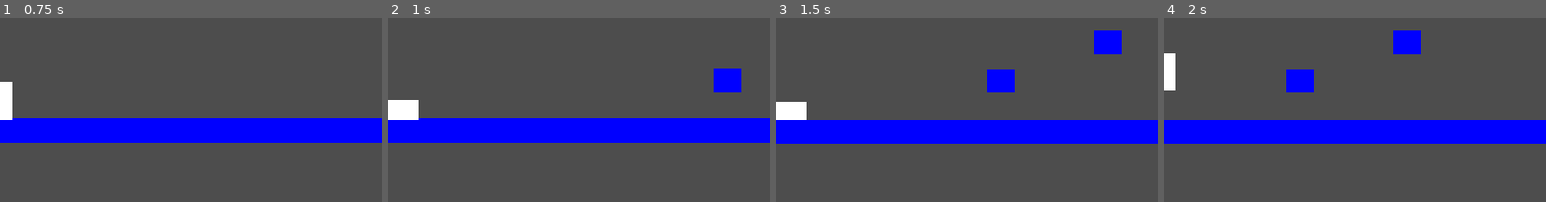
Above: before the commit, frames 1-4 (left to right).
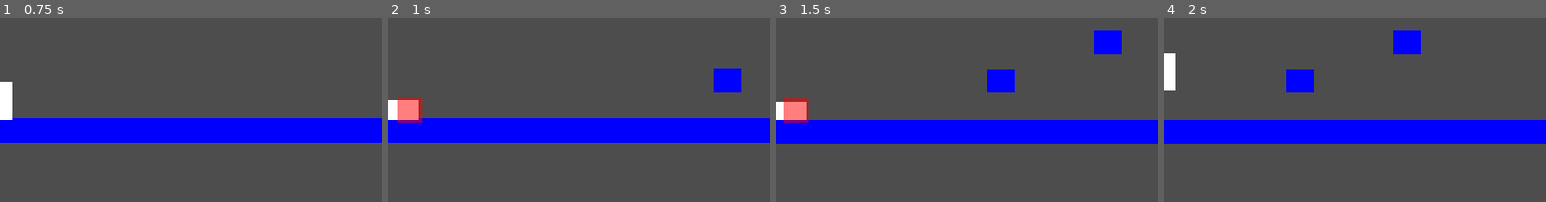
Above: after the commit, the same moments.

Repository: autonomouscrow/color-game
Game: Godot game, scene res://Scenes/Main.tscn
Two runs of this game, one before a commit and one after it. Both use one fixed random seed, a clock stepped at 60 frames per second and the inputs below.
Inputs:
- Up to frame 1 (0.75 s): hold Right (move_right) from 0.53 s (still down); hold D (dash) from 0.53 s (still down)
- Up to frame 2 (1 s): keep holding Right (move_right); keep holding D (dash); tap A (jump) at 0.77 s; tap C (slide) at 0.8 s
- Up to frame 3 (1.5 s): keep holding Right (move_right); tap A (jump) at 1.07 s; release D (dash) at 1.28 s; tap C (slide) at 1.35 s
- Up to frame 4 (2 s): keep holding Right (move_right); tap A (jump) at 1.52, 1.82 s; tap S (punch, bound only after the commit) at 1.55 s
The pictures show only the part of the screen within x 50-100%, y 49-98%; the shares and areas given below are measured in that part.

Frame 1 is identical in both runs. In frame 2, 0.9% of the frame differs, in the area x 2-9%, y 43-57%; in frame 3, 0.9%; in frame 4, nothing differs.

Commit message:
added standard attacks

Diff:
--- /dev/null
+++ b/Scenes/Prefabs/DiveAttack.tscn
@@ -0,0 +1,22 @@
+[gd_scene load_steps=3 format=3]
+
+[ext_resource type="Script" path="res://Scripts/SlideHitbox.gd" id="1_slide"]
+
+[sub_resource type="RectangleShape2D" id="RectangleShape2D_dive"]
+size = Vector2(32, 32)
+
+[node name="DiveAttack" type="Area2D"]
+script = ExtResource("1_slide")
+rotation = 0.7853982
+
+[node name="Hitbox" type="CollisionShape2D" parent="."]
+shape = SubResource("RectangleShape2D_dive")
+debug_color = Color(1, 0, 0, 0.4)
+
+[node name="Color" type="ColorRect" parent="."]
+offset_left = -16.0
+offset_top = -16.0
+offset_right = 16.0
+offset_bottom = 16.0
+mouse_filter = 2
+color = Color(1, 0, 0, 0.5)
--- /dev/null
+++ b/Scenes/Prefabs/PunchAttack.tscn
@@ -0,0 +1,20 @@
+[gd_scene load_steps=3 format=3]
+
+[ext_resource type="Script" path="res://Scripts/Punch.gd" id="1_punch"]
+
+[sub_resource type="RectangleShape2D" id="RectangleShape2D_punch"]
+size = Vector2(53, 48)
+
+[node name="PunchAttack" type="Area2D"]
+script = ExtResource("1_punch")
+
+[node name="Hitbox" type="CollisionShape2D" parent="."]
+shape = SubResource("RectangleShape2D_punch")
+debug_color = Color(1, 0, 0, 0.4)
+
+[node name="Color" type="ColorRect" parent="."]
+offset_right = 53.0
+offset_top = -24.0
+offset_bottom = 24.0
+mouse_filter = 2
+color = Color(1, 0, 0, 0.5)
--- /dev/null
+++ b/Scenes/Prefabs/SlamAttack.tscn
@@ -0,0 +1,21 @@
+[gd_scene load_steps=3 format=3]
+
+[ext_resource type="Script" path="res://Scripts/SlideHitbox.gd" id="1_slide"]
+
+[sub_resource type="RectangleShape2D" id="RectangleShape2D_slam"]
+size = Vector2(42, 42)
+
+[node name="SlamAttack" type="Area2D"]
+script = ExtResource("1_slide")
+
+[node name="Hitbox" type="CollisionShape2D" parent="."]
+shape = SubResource("RectangleShape2D_slam")
+debug_color = Color(1, 0, 0, 0.4)
+
+[node name="Color" type="ColorRect" parent="."]
+offset_left = -21.0
+offset_top = -21.0
+offset_right = 21.0
+offset_bottom = 21.0
+mouse_filter = 2
+color = Color(1, 0, 0, 0.5)
--- /dev/null
+++ b/Scenes/Prefabs/SlideAttack.tscn
@@ -0,0 +1,21 @@
+[gd_scene load_steps=3 format=3]
+
+[ext_resource type="Script" path="res://Scripts/SlideHitbox.gd" id="1_slide"]
+
+[sub_resource type="RectangleShape2D" id="RectangleShape2D_slide"]
+size = Vector2(42, 42)
+
+[node name="SlideAttack" type="Area2D"]
+script = ExtResource("1_slide")
+
+[node name="Hitbox" type="CollisionShape2D" parent="."]
+shape = SubResource("RectangleShape2D_slide")
+debug_color = Color(1, 0, 0, 0.4)
+
+[node name="Color" type="ColorRect" parent="."]
+offset_left = -21.0
+offset_top = -21.0
+offset_right = 21.0
+offset_bottom = 21.0
+mouse_filter = 2
+color = Color(1, 0, 0, 0.5)
--- /dev/null
+++ b/Scenes/Prefabs/UppercutAttack.tscn
@@ -0,0 +1,22 @@
+[gd_scene load_steps=3 format=3]
+
+[ext_resource type="Script" path="res://Scripts/Punch.gd" id="1_punch"]
+
+[sub_resource type="RectangleShape2D" id="RectangleShape2D_uppercut"]
+size = Vector2(53, 48)
+
+[node name="UppercutAttack" type="Area2D"]
+script = ExtResource("1_punch")
+direction = Vector2(0, -1)
+
+[node name="Hitbox" type="CollisionShape2D" parent="."]
+position = Vector2(0, -24)
+shape = SubResource("RectangleShape2D_uppercut")
+debug_color = Color(1, 0, 0, 0.4)
+
+[node name="Color" type="ColorRect" parent="."]
+offset_left = -26.5
+offset_top = -48.0
+offset_right = 26.5
+mouse_filter = 2
+color = Color(1, 0, 0, 0.5)
--- a/Scenes/Prefabs/temp.gd
+++ /dev/null
@@ -1 +0,0 @@
-extends Node
--- a/Scripts/Hue.gd
+++ b/Scripts/Hue.gd
@@ -63,6 +63,45 @@
 ## How far the color rectangle can jump from the hitbox by the explosion, in multiples of Hue's size
 @export var crisis_shake_max_distance := 1.5
 
+@export_group("Punch Attack")
+@export var punch_scene: PackedScene = preload("res://Scenes/Prefabs/PunchAttack.tscn")
+## Full size of the punch hitbox
+@export var punch_size := Vector2(53, 48)
+## Where the punch starts when facing right: x is the edge nearest Hue, y is the punch's vertical center (mirrored when facing left)
+@export var punch_offset := Vector2(12, -3)
+## Seconds for the punch to extend out to full size
+@export var punch_extend_time := 0.05
+## Seconds the punch stays at full size before disappearing
+@export var punch_hold_time := 0.05
+## Seconds after punching or uppercutting before S can attack again
+@export var punch_cooldown := 0.1
+
+@export_group("Uppercut Attack")
+@export var uppercut_scene: PackedScene = preload("res://Scenes/Prefabs/UppercutAttack.tscn")
+## Full size of the uppercut hitbox; it sits centered on top of Hue and extends upward
+@export var uppercut_size := Vector2(53, 48)
+## Seconds for the uppercut to extend up to full size
+@export var uppercut_extend_time := 0.05
+## Seconds the uppercut stays at full size before disappearing
+@export var uppercut_hold_time := 0.05
+
+@export_group("Slide Attack")
+@export var slide_hitbox_scene: PackedScene = preload("res://Scenes/Prefabs/SlideAttack.tscn")
+## Pixels the slide hitbox reaches past the front half of Hue on every side
+@export var slide_hitbox_margin := 5.0
+
+@export_group("Slam Attack")
+@export var slam_hitbox_scene: PackedScene = preload("res://Scenes/Prefabs/SlamAttack.tscn")
+## Fraction of Hue's height, from the bottom, that a straight-down slam's hitbox covers
+@export var slam_hitbox_fraction := 0.25
+## Pixels the slam hitbox reaches past that part of Hue on every side
+@export var slam_hitbox_margin := 5.0
+
+@export_group("Dive Attack")
+@export var dive_hitbox_scene: PackedScene = preload("res://Scenes/Prefabs/DiveAttack.tscn")
+## Side length of the square dive hitbox, which is turned 45 degrees and centered on Hue's lower front corner
+@export var dive_hitbox_size := 32.0
+
 @export_group("Display")
 ## Color the true hitbox is drawn in, underneath the white color rectangle
 @export var hitbox_color := Color(0.6, 0.2, 1.0, 0.4)
@@ -98,7 +137,14 @@
 var dashing := false
 var dash_locked := false
 var dash_direction := 1.0
-var sliding := false
+var sliding := false:
+	set(value):
+		sliding = value
+		# The slide hitbox goes away the moment the slide ends, however it ends
+		if not sliding:
+			_remove_hitbox(slide_hitbox)
+			_remove_hitbox(slam_hitbox)
+			_remove_hitbox(dive_hitbox)
 var slide_direction := 1.0
 var slide_stopping := false
 var slide_stop_rate := 0.0
@@ -128,6 +174,15 @@
 ## 0 is normal size, 1 is fully shrunk into crisis_shrink_scale
 var crisis_shrink := 0.0
 var exploded := false
+## 1 when facing right, -1 when facing left; punches go this way
+var facing := 1.0
+var punch_cooldown_timer := 0.0
+var current_punch: Node2D
+var slide_hitbox: Node2D
+var slam_hitbox: Node2D
+var dive_hitbox: Node2D
+## Which way the dive hitbox's corner faces: the direction of horizontal movement when the dive started
+var dive_direction := 1.0
 
 func _ready() -> void:
 	# Own copy of the shape so resizing it doesn't affect other Hue instances
@@ -147,6 +202,14 @@
 			crisis_locked = Input.is_action_pressed("crisis")
 		return
 	var direction := signf(Input.get_axis("move_left", "move_right"))
+	if direction != 0:
+		facing = direction
+	punch_cooldown_timer -= delta
+	if Input.is_action_just_pressed("punch") and punch_cooldown_timer <= 0:
+		if Input.is_action_pressed("move_up"):
+			_uppercut()
+		else:
+			_punch()
 	var dash_held := Input.is_action_pressed("dash")
 	if not dash_held:
 		dash_locked = false
@@ -154,7 +217,7 @@
 	var crisis_held := Input.is_action_pressed("crisis")
 	if not crisis_held:
 		crisis_locked = false
-	var other_input := direction != 0 or dash_held or Input.is_action_pressed("jump") or Input.is_action_pressed("slide")
+	var other_input := direction != 0 or dash_held or Input.is_action_pressed("jump") or Input.is_action_pressed("slide") or Input.is_action_pressed("punch")
 	if in_crisis and (not crisis_held or other_input or not is_on_floor()):
 		# Any other input breaks out of the crisis and then does its normal thing below
 		_end_crisis()
@@ -186,6 +249,9 @@
 			_start_slide(slam_squish_time)
 			squatting = velocity.x == 0
 			squat_amount = 1.0 if squatting else 0.0
+			# The dive hitbox ends on landing, unless C is held into the slide: then it lasts until the slide hitbox appears
+			if not Input.is_action_pressed("slide"):
+				_remove_hitbox(dive_hitbox)
 	else:
 		coyote_timer -= delta
 		if slamming:
@@ -219,6 +285,15 @@
 			slamming = true
 			dashing = false
 			velocity.y = slam_speed
+			# Straight down is a slam; with sideways speed it's a dive
+			if velocity.x == 0:
+				slam_hitbox = slam_hitbox_scene.instantiate()
+				add_child(slam_hitbox)
+			else:
+				dive_direction = signf(velocity.x)
+				dive_hitbox = dive_hitbox_scene.instantiate()
+				add_child(dive_hitbox)
+			_update_attack_hitboxes()
 	if slamming:
 		# No steering during a slam; horizontal speed is kept as it was
 		move_and_slide()
@@ -258,6 +333,35 @@
 	else:
 		velocity.x = direction * speed
 	move_and_slide()
+
+func _punch() -> void:
+	punch_cooldown_timer = punch_cooldown
+	# Only one punch at a time: a new punch replaces one that's still out
+	if is_instance_valid(current_punch):
+		current_punch.queue_free()
+	var punch := punch_scene.instantiate()
+	punch.size = punch_size
+	punch.extend_time = punch_extend_time
+	punch.hold_time = punch_hold_time
+	punch.direction = Vector2(facing, 0)
+	punch.position = Vector2(facing * punch_offset.x, punch_offset.y)
+	add_child(punch)
+	current_punch = punch
+
+func _uppercut() -> void:
+	# Shares the punch's cooldown, and replaces a punch or uppercut that's still out
+	punch_cooldown_timer = punch_cooldown
+	if is_instance_valid(current_punch):
+		current_punch.queue_free()
+	var uppercut := uppercut_scene.instantiate()
+	uppercut.size = uppercut_size
+	uppercut.extend_time = uppercut_extend_time
+	uppercut.hold_time = uppercut_hold_time
+	uppercut.direction = Vector2.UP
+	# Starts from Hue's top edge, even when Hue is squished
+	uppercut.position = Vector2(hitbox.position.x, hitbox.position.y - hitbox_shape.size.y / 2)
+	add_child(uppercut)
+	current_punch = uppercut
 
 func _start_slide(squish_time: float) -> void:
 	sliding = true
@@ -329,6 +433,37 @@
 	hitbox.position.x = slide_direction * (squish_size.x - stand_size.x) / 2
 	color_rect.size = size
 	color_rect.position = hitbox.position - size / 2 + shake_offset
+	_update_attack_hitboxes()
+
+func _update_attack_hitboxes() -> void:
+	var size := hitbox_shape.size
+	# Slide hitbox: spawns once Hue is fully squished into a slide (not a squat), then follows its shape until the slide ends
+	if sliding and not is_instance_valid(slide_hitbox) and squish == 1 and not squatting and squat_amount == 0:
+		slide_hitbox = slide_hitbox_scene.instantiate()
+		add_child(slide_hitbox)
+	if is_instance_valid(slide_hitbox):
+		var half := Vector2(size.x / 2, size.y) + Vector2.ONE * slide_hitbox_margin * 2
+		# Front half of Hue's hitbox: from its center to the edge in the slide direction, plus the margin all around
+		var front_center := hitbox.position + Vector2(slide_direction * size.x / 4, 0)
+		slide_hitbox.set_rect(Rect2(front_center - half / 2, half))
+		_remove_hitbox(dive_hitbox)
+	# Slam hitbox: the bottom part of Hue plus the margin, at full size right away, until the squat is fully squished
+	if is_instance_valid(slam_hitbox):
+		if sliding and squish == 1:
+			_remove_hitbox(slam_hitbox)
+		else:
+			var bottom_size := Vector2(size.x, size.y * slam_hitbox_fraction) + Vector2.ONE * slam_hitbox_margin * 2
+			var bottom := hitbox.position.y + size.y / 2 + slam_hitbox_margin
+			slam_hitbox.set_rect(Rect2(hitbox.position.x - bottom_size.x / 2, bottom - bottom_size.y, bottom_size.x, bottom_size.y))
+	# Dive hitbox: a turned square centered on Hue's lower front corner
+	if is_instance_valid(dive_hitbox):
+		dive_hitbox.position = hitbox.position + Vector2(dive_direction * size.x / 2, size.y / 2)
+		dive_hitbox.set_rect(Rect2(-Vector2.ONE * dive_hitbox_size / 2, Vector2.ONE * dive_hitbox_size))
+
+# Untyped so it also takes hitboxes that are already freed, which a Node2D parameter rejects
+func _remove_hitbox(attack_hitbox) -> void:
+	if is_instance_valid(attack_hitbox):
+		attack_hitbox.queue_free()
 
 func _draw() -> void:
 	if not exploded:
--- /dev/null
+++ b/Scripts/Punch.gd
@@ -0,0 +1,43 @@
+extends Area2D
+
+## Full size of the hitbox once it has finished extending
+@export var size := Vector2(53, 48)
+## Seconds to extend from zero length at Hue's side out to full size
+@export var extend_time := 0.1
+## Seconds the hitbox stays at full size before it disappears
+@export var hold_time := 0.1
+## Which way the hitbox extends from its origin: right, left or up; set by Hue before it's added
+@export var direction := Vector2.RIGHT
+
+@onready var hitbox: CollisionShape2D = $Hitbox
+@onready var color_rect: ColorRect = $Color
+
+var hitbox_shape: RectangleShape2D
+var time := 0.0
+
+func _ready() -> void:
+	# Own copy of the shape so growing it doesn't affect other hitboxes
+	hitbox_shape = hitbox.shape.duplicate()
+	hitbox.shape = hitbox_shape
+	_apply_length(0.0)
+
+func _physics_process(delta: float) -> void:
+	time += delta
+	if time >= extend_time + hold_time:
+		queue_free()
+		return
+	var progress := 1.0 if extend_time <= 0 else minf(time / extend_time, 1.0)
+	_apply_length(progress)
+
+func _apply_length(progress: float) -> void:
+	# The origin is the edge nearest Hue; only the side facing direction grows, away from Hue
+	var current_size := size
+	if direction.x != 0:
+		current_size.x *= progress
+	else:
+		current_size.y *= progress
+	var center := direction * current_size / 2
+	hitbox_shape.size = current_size
+	hitbox.position = center
+	color_rect.size = current_size
+	color_rect.position = center - current_size / 2
--- /dev/null
+++ b/Scripts/SlideHitbox.gd
@@ -0,0 +1,18 @@
+extends Area2D
+
+@onready var hitbox: CollisionShape2D = $Hitbox
+@onready var color_rect: ColorRect = $Color
+
+var hitbox_shape: RectangleShape2D
+
+func _ready() -> void:
+	# Own copy of the shape so resizing it doesn't affect other hitboxes
+	hitbox_shape = hitbox.shape.duplicate()
+	hitbox.shape = hitbox_shape
+
+## Hue calls this every frame so the hitbox follows its squished shape (also used by the slam and dive hitboxes)
+func set_rect(rect: Rect2) -> void:
+	hitbox_shape.size = rect.size
+	hitbox.position = rect.get_center()
+	color_rect.size = rect.size
+	color_rect.position = rect.position
--- a/project.godot
+++ b/project.godot
@@ -38,6 +38,11 @@
 "events": [Object(InputEventKey,"resource_local_to_scene":false,"resource_name":"","device":-1,"window_id":0,"alt_press …(195 unchanged characters)…
 ]
 }
+move_up={
+"deadzone": 0.2,
+"events": [Object(InputEventKey,"resource_local_to_scene":false,"resource_name":"","device":-1,"window_id":0,"alt_pressed":false,"shift_pressed":false,"ctrl_pressed":false,"meta_pressed":false,"pressed":false,"keycode":0,"physical_keycode":4194320,"key_label":0,"unicode":0,"location":0,"echo":false,"script":null)
+]
+}
 dash={
 "deadzone": 0.2,
 "events": [Object(InputEventKey,"resource_local_to_scene":false,"resource_name":"","device":-1,"window_id":0,"alt_press …(190 unchanged characters)…
@@ -58,6 +63,11 @@
 "events": [Object(InputEventKey,"resource_local_to_scene":false,"resource_name":"","device":-1,"window_id":0,"alt_press …(190 unchanged characters)…
 ]
 }
+punch={
+"deadzone": 0.2,
+"events": [Object(InputEventKey,"resource_local_to_scene":false,"resource_name":"","device":-1,"window_id":0,"alt_pressed":false,"shift_pressed":false,"ctrl_pressed":false,"meta_pressed":false,"pressed":false,"keycode":0,"physical_keycode":83,"key_label":0,"unicode":0,"location":0,"echo":false,"script":null)
+]
+}
 
 [physics]
 
Not shown, removed: Scenes/Prefabs/temp.gd.uid
Not shown, added: Scripts/Punch.gd.uid
Not shown, added: Scripts/SlideHitbox.gd.uid
